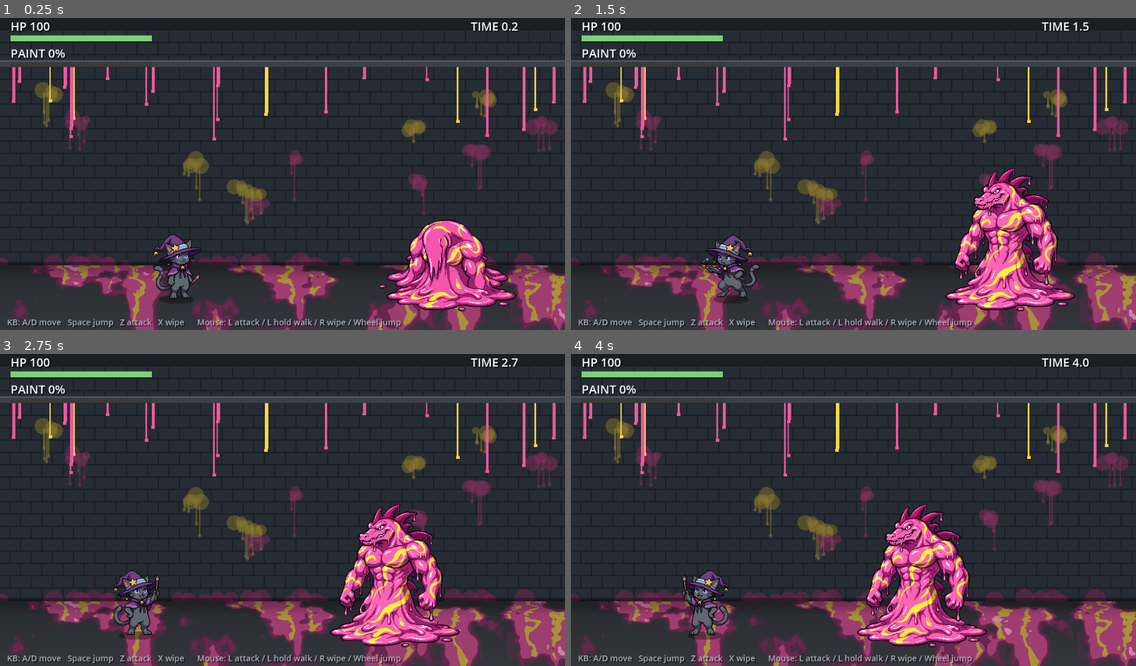
Above: before the commit, frames 1-4 (two rows, left to right).
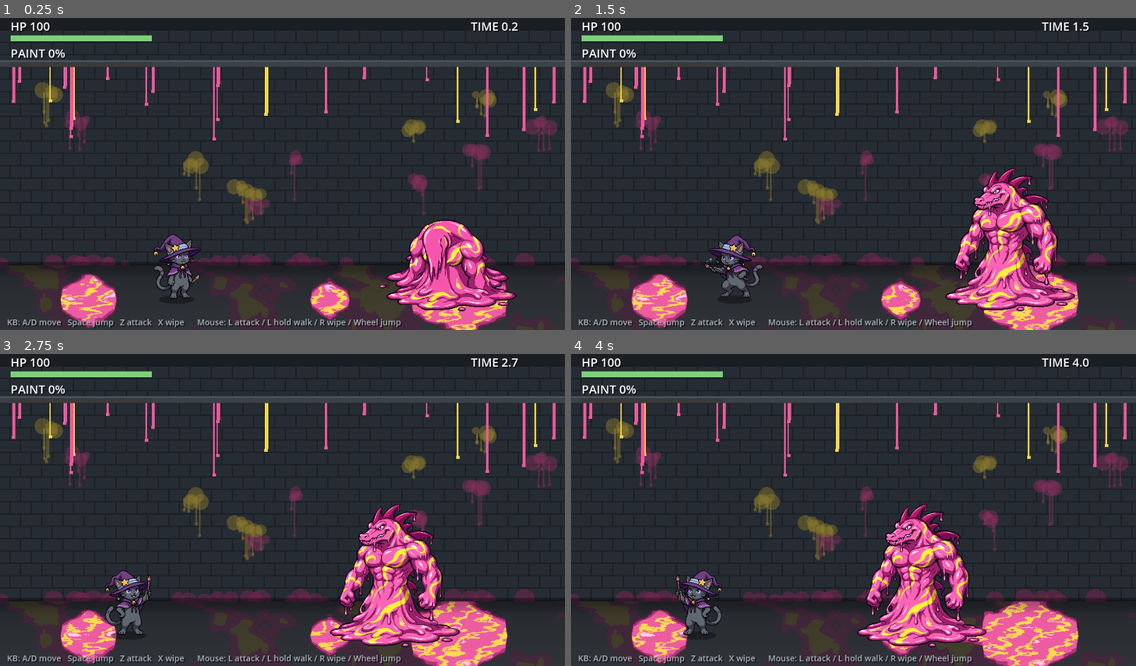
Above: after the commit, the same moments.

Repository: Dekaimo/sewer_proto
Game: Godot game, scene res://main.tscn
The game is run twice, just before and just after one commit, with the same random seed, the same clock (stepped at 60 frames per second) and the same inputs.
Inputs (mouse positions are in pixels of both pictures, inside the frame that each line leads up to):
- Up to frame 1 (0.25 s): no input
- Up to frame 2 (1.5 s): move the mouse to (977, 155) at 0.52 s; hold Right (right) 0.53-1.28 s; hold X (clean) 0.53-1.28 s; click (977, 155) at 0.67 s; tap Up (jump) at 0.77 s; move the mouse to (740, 186) at 1.27 s; hold Left (left) from 1.28 s (still down); tap Z (attack) at 1.35 s
- Up to frame 3 (2.75 s): tap Up (jump) at 1.52 s; tap X (clean) at 1.55 s; move the mouse to (339, 438) at 2.02 s; release Left (left) at 2.03 s; hold Right (right) from 2.03 s (still down); hold X (clean) from 2.03 s (still down)
- Up to frame 4 (4 s): move the mouse to (825, 572) at 2.77 s; release Right (right) at 2.78 s; release X (clean) at 2.78 s; hold W 2.78-3.53 s; tap Space at 2.85 s; click (825, 572) at 2.92 s; tap Up (jump) at 3.02, 3.77 s; tap X (clean) at 3.05 s; move the mouse to (1023, 553) at 3.52 s; hold Left (left) from 3.53 s (still down); hold X (clean) from 3.53 s (still down); tap J at 3.6 s

The runs differ from the first frame. In frame 1, 8.8% of the frame differs, in the area x 2-100%, y 79-100%; in frame 2, 9.8%; in frame 3, 11%; in frame 4, 11%, in the area x 1-100%, y 69-100%.

Commit message:
Add Sunshine-style goop floor: slippery, spreads from wani, cleanable, can trip the player
Co-Authored-By: Claude Opus 5.5 <noreply@anthropic.com>
Claude-Session: https://claude.ai/code/session_016eaBthCvKzWp812yLXmusx

Diff:
--- a/enemy.gd
+++ b/enemy.gd
@@ -15,6 +15,7 @@
 var vel_x := 0.0
 var lunge_dir := 1
 var assist_timer := 0.0
+var spread_t := 0.0
 var anim_t := 0.0
 var sprite: Sprite2D
 var emerge_frames: Array[Texture2D] = []
@@ -67,13 +68,19 @@
 		_clamp()
 		return
 
+	# 足元の水たまりからドロドロがじわじわ広がる
+	spread_t -= delta
+	if spread_t <= 0.0:
+		spread_t = 1.0
+		main.add_goop(position.x, 150.0, 0.12)
+
 	var dx: float = p.position.x - position.x
 	match state:
 		"approach":
 			var h = main.holding_enemy()
 			if h != null and h != self:
 				state = "assist"
-			elif p.state == "normal":
+			elif p.state == "normal" or p.state == "slipped":
 				# 挟み撃ち：相方と反対側の位置へ回り込む（プレイヤーをすり抜けてよい）
 				var tx: float = clampf(p.position.x + _flank_side(p) * FLANK, main.ARENA_L, main.ARENA_R)
 				var to_slot: float = tx - position.x
@@ -97,9 +104,11 @@
 		"lunge":
 			t -= delta
 			position.x += lunge_dir * 280.0 * delta
+			main.add_goop(position.x, 40.0, 0.04)   # 突進した跡にドロドロが残る
 			var close: bool = absf(p.position.x - position.x) < REACH and p.position.y > position.y - 100.0
-			if close and p.state == "normal":
-				if randf() < 0.45 and p.can_be_grabbed():
+			if close and (p.state == "normal" or p.state == "slipped"):
+				# 転んでいるところは確実に掴む
+				if (p.state == "slipped" or randf() < 0.45) and p.can_be_grabbed():
 					p.grab(self)
 					state = "hold"
 				else:
--- a/floor.gdshader
+++ b/floor.gdshader
@@ -1,8 +1,11 @@
 shader_type canvas_item;
-// 下水道の床：ペンキまみれのドロドロ床。ピクセル単位で量子化してドット絵になじませる。
+// 下水道の床。下地は古いペンキ染み、その上に「ドロドロ」(goop_tex) を描く。
+// goop_tex は横1行の厚みマップ（0〜1）。足元の線の周りに帯状に広がる。
 
 uniform vec2 size = vec2(960.0, 110.0);
-uniform float px = 1.0;   // 模様の1ドットの大きさ
+uniform float px = 1.0;
+uniform sampler2D goop_tex : filter_linear, repeat_disable;
+uniform float feet_v = 0.53;   // 足元の線の位置（0=奥 1=手前）
 
 float hash(vec2 p) { return fract(sin(dot(p, vec2(127.1, 311.7))) * 43758.5453); }
 float noise(vec2 p) {
@@ -20,31 +23,40 @@
 
 void fragment() {
 	vec2 p = floor(UV * size / px) * px;
-	float depth = p.y / size.y;                 // 0=奥 1=手前
-	vec2 q = vec2(p.x / 60.0, p.y / (18.0 + 30.0 * depth));   // 奥ほど潰れて見える
-	float flow = TIME * 0.03;
-	float n = fbm(q + vec2(flow, 0.0));
-	float m = fbm(q * 2.3 + vec2(3.1, -flow));
+	vec2 uv = p / size;
+	float depth = uv.y;
+	vec2 q = vec2(p.x / 60.0, p.y / (18.0 + 30.0 * depth));
 
-	vec3 base = mix(vec3(0.16, 0.17, 0.19), vec3(0.20, 0.21, 0.23), depth);
-	// 床のペンキは古く濁った色にして、キャラより目立たないようにする
-	vec3 pink = vec3(0.62, 0.24, 0.44);
-	vec3 pink_dark = vec3(0.40, 0.15, 0.30);
-	vec3 yellow = vec3(0.66, 0.57, 0.22);
+	// --- 下地：古くて濁ったペンキ染み ---
+	vec3 base = mix(vec3(0.15, 0.16, 0.18), vec3(0.19, 0.20, 0.22), depth);
+	float n0 = fbm(q * 0.8 + vec2(7.0, 0.0));
+	vec3 col = base;
+	if (n0 > 0.58) col = mix(base, vec3(0.30, 0.13, 0.24), 0.6);
+	if (n0 > 0.66) col = mix(base, vec3(0.33, 0.29, 0.14), 0.5);
 
-	vec3 col = base;
-	float puddle = smoothstep(0.50, 0.52, n);
-	if (puddle > 0.5) {
-		col = pink_dark;
-		if (n > 0.55) col = pink;
-		float swirl = sin(q.x * 9.0 + m * 9.0);
-		if (n > 0.57 && swirl > 0.75) col = yellow;
-		// てかり
-		if (n > 0.6 && m > 0.7) col = vec3(0.80, 0.50, 0.66);
-	} else if (n > 0.47) {
-		col = mix(base, pink_dark, 0.35);   // 縁のにじみ
+	// --- ドロドロ ---
+	float g = texture(goop_tex, vec2(uv.x, 0.5)).r;
+	float t = TIME * 0.05;
+	float wob = fbm(vec2(p.x / 26.0 + t, p.y / 9.0));
+	// 厚いほど足元の線から奥・手前へ広く広がる
+	float half_w = g * (0.42 + 0.25 * wob);
+	float d = abs(depth - feet_v);
+	float edge = half_w - d;
+	if (g > 0.04 && edge > 0.0) {
+		float m = fbm(vec2(p.x / 40.0 - t * 2.0, p.y / 12.0) * 1.5);
+		vec3 pink = vec3(0.93, 0.36, 0.63);
+		vec3 pink_dark = vec3(0.70, 0.20, 0.47);
+		vec3 yellow = vec3(0.98, 0.85, 0.32);
+		vec3 gc = pink;
+		float swirl = sin(p.x / 9.0 + m * 10.0 + p.y / 7.0);
+		if (swirl > 0.72) gc = yellow;
+		if (edge < 0.035) gc = pink_dark;                       // 縁取り
+		if (edge > 0.05 && m > 0.66 && swirl < 0.0) gc = vec3(1.0, 0.80, 0.90);   // てかり
+		col = gc;
+	} else if (g > 0.04 && edge > -0.03) {
+		col = mix(col, vec3(0.45, 0.12, 0.30), 0.6);   // にじみ
 	}
-	// 奥の境目を暗く
+
 	col *= 0.75 + 0.25 * smoothstep(0.0, 0.25, depth);
 	COLOR = vec4(col, 1.0);
 }
--- a/hud.gd
+++ b/hud.gd
@@ -28,6 +28,9 @@
 	_txt(Vector2(800, 30), "TIME %.1f" % main.survive_time)
 	_txt(Vector2(12, 532), "KB: A/D move   Space jump   Z attack   X wipe      Mouse: L attack / L hold walk / R wipe / Wheel jump", Color("aab3ba"), FS_SMALL)
 
+	if p.state == "slipped":
+		_txt(p.position + Vector2(-60, -80), "SLIPPED!  <- ->", Color("f9d84d"))
+
 	if p.state == "grabbed":
 		var pos: Vector2 = p.position + Vector2(-50, -150)
 		_txt(pos + Vector2(-20, -8), "<- -> / SHAKE!", Color("f9d84d"))
--- a/main.gd
+++ b/main.gd
@@ -1,6 +1,5 @@
 extends Node2D
-## 試作：下水道の汚れ・拘束・連携の仕組みを確認するためのシーン
-## 絵は仮（四角形）。PixelLabの素材ができたら Sprite に差し替える。
+## 試作：下水道の汚れ・拘束・連携・床のドロドロの仕組みを確認するシーン
 
 const PlayerScript = preload("res://player.gd")
 const EnemyScript = preload("res://enemy.gd")
@@ -18,11 +17,15 @@
 var player
 var sfx
 var enemies: Array = []
-var floor_splats: Array = []   # {x, w}
+# 床のドロドロ（マリオサンシャインの「らくがき」風）。4pxごとの厚み 0〜1
+const GOOP_CELL := 4.0
+var goop := PackedFloat32Array()
+var goop_img: Image
+var goop_tex: ImageTexture
+var goop_dirty := false
 var token_holder = null        # 同時に攻撃できる敵は1体だけ（攻撃権トークン）
 var game_over := false
 var survive_time := 0.0
-var splat_layer: Node2D
 
 
 func _ready() -> void:
@@ -37,12 +40,12 @@
 	var fm := ShaderMaterial.new()
 	fm.shader = FloorShader
 	fm.set_shader_parameter("size", fl.size)
+	_init_goop()
+	fm.set_shader_parameter("goop_tex", goop_tex)
+	fm.set_shader_parameter("feet_v", (FLOOR_Y - FLOOR_TOP) / fl.size.y)
 	fl.material = fm
 	fl.mouse_filter = Control.MOUSE_FILTER_IGNORE
 	add_child(fl)
-	splat_layer = Node2D.new()
-	splat_layer.draw.connect(_draw_splats)
-	add_child(splat_layer)
 	player = PlayerScript.new()
 	player.main = self
 	player.position = Vector2(300, FLOOR_Y)
@@ -66,6 +69,11 @@
 			get_tree().reload_current_scene()
 		return
 	survive_time += delta
+	if goop_dirty:
+		goop_dirty = false
+		for i in goop.size():
+			goop_img.set_pixel(i, 0, Color(goop[i], 0, 0))
+		goop_tex.update(goop_img)
 
 
 # ---------- 入力 ----------
@@ -119,26 +127,56 @@
 		e.play_swallow(player)
 
 
-# ---------- 床の汚れ ----------
+# ---------- 床のドロドロ ----------
+func _init_goop() -> void:
+	var n := int(VIEW_W / GOOP_CELL)
+	goop.resize(n)
+	goop_img = Image.create(n, 1, false, Image.FORMAT_RF)
+	goop_tex = ImageTexture.create_from_image(goop_img)
+	# 最初からあちこちにドロドロがある
+	add_goop(150.0, 90.0, 0.8)
+	add_goop(560.0, 60.0, 0.6)
+	add_goop(780.0, 160.0, 1.0)   # ワニの足元
+
+
+## x を中心に幅 w のドロドロを amount だけ足す（中心ほど厚い）
+func add_goop(x: float, w: float, amount: float) -> void:
+	var i0 := int((x - w * 0.5) / GOOP_CELL)
+	var i1 := int((x + w * 0.5) / GOOP_CELL)
+	for i in range(maxi(i0, 0), mini(i1 + 1, goop.size())):
+		var cx := (i + 0.5) * GOOP_CELL
+		var k := 1.0 - absf(cx - x) / (w * 0.5 + 0.01)
+		if k > 0.0:
+			goop[i] = minf(goop[i] + amount * (0.4 + 0.6 * k), 1.0)
+	goop_dirty = true
+
+
+# 互換用：敵の攻撃などで床が汚れる
 func add_floor_splat(x: float, w: float) -> void:
-	floor_splats.append({"x": clampf(x, ARENA_L, ARENA_R), "w": w})
-	if floor_splats.size() > 60:
-		floor_splats.pop_front()
-	splat_layer.queue_redraw()
-
-
-func clean_floor(x0: float, x1: float) -> int:
-	var before := floor_splats.size()
-	floor_splats = floor_splats.filter(func(s): return s.x + s.w * 0.5 < x0 or s.x - s.w * 0.5 > x1)
-	splat_layer.queue_redraw()
-	return before - floor_splats.size()
+	add_goop(x, w * 1.6, 0.5)
+
+
+## モップ（筆）で範囲のドロドロを薄くする。消えた量を返す
+func clean_floor(x0: float, x1: float, power := 0.45) -> float:
+	var removed := 0.0
+	for i in range(maxi(int(x0 / GOOP_CELL), 0), mini(int(x1 / GOOP_CELL) + 1, goop.size())):
+		var before := goop[i]
+		goop[i] = maxf(goop[i] - power, 0.0)
+		removed += before - goop[i]
+	goop_dirty = true
+	return removed
+
+
+## 足元のドロドロの厚み（0〜1）
+func goop_at(x: float) -> float:
+	var i := int(x / GOOP_CELL)
+	if i < 0 or i >= goop.size():
+		return 0.0
+	return goop[i]
 
 
 func splat_under(x: float) -> bool:
-	for s in floor_splats:
-		if absf(s.x - x) < s.w * 0.5:
-			return true
-	return false
+	return goop_at(x) > 0.15
 
 
 # ---------- 背景 ----------
@@ -183,14 +221,3 @@
 		draw_rect(Rect2(x - 1, 92 + dl, 6, 5), c2)
 	# 床との境目の影
 	draw_rect(Rect2(0, FLOOR_TOP - 6, VIEW_W, 6), Color(0, 0, 0, 0.35))
-
-
-# 戦闘中に増える床のペンキ（床シェーダーの上に描く）
-func _draw_splats() -> void:
-	for s in floor_splats:
-		var c := Vector2(s.x, FLOOR_Y + 2)
-		splat_layer.draw_set_transform(c, 0.0, Vector2(1.0, 0.28))
-		splat_layer.draw_circle(Vector2.ZERO, s.w * 0.55, Color("b8357a"))
-		splat_layer.draw_circle(Vector2(0, -4), s.w * 0.45, Color("ec5a9e"))
-		splat_layer.draw_circle(Vector2(s.w * 0.12, -8), s.w * 0.12, Color("f9d84d"))
-	splat_layer.draw_set_transform(Vector2.ZERO, 0.0, Vector2.ONE)
--- a/player.gd
+++ b/player.gd
@@ -23,7 +23,8 @@
 var opaque_px: Array[Vector2i] = []
 var dirty_list: Array[Vector2i] = []
 
-var state := "normal"   # normal / grabbed / defeated
+var state := "normal"   # normal / slipped / grabbed / defeated
+var slip_t := 0.0       # 転んでいる残り時間
 var vel := Vector2.ZERO
 var facing := 1
 var on_floor := true
@@ -124,7 +125,7 @@
 
 # ---------- 被弾・拘束 ----------
 func can_be_grabbed() -> bool:
-	return state == "normal" and invuln <= 0.0
+	return (state == "normal" or state == "slipped") and invuln <= 0.0
 
 
 func take_hit(from_x: float, r: int, count: int) -> bool:
@@ -144,6 +145,7 @@
 
 func grab(enemy) -> void:
 	state = "grabbed"
+	sprite.rotation = 0.0
 	grabbed_by = enemy
 	struggle = 0.2
 	main.sfx.play("grab")
@@ -220,6 +222,8 @@
 	match state:
 		"normal":
 			_update_normal(delta)
+		"slipped":
+			_update_slipped(delta)
 		"grabbed":
 			_update_grabbed(delta)
 	_update_frame(delta)
@@ -239,6 +243,8 @@
 	if state == "normal" and on_floor and absf(vel.x) > 1.0:
 		bob += delta * 12.0
 		sprite.position.y = -absf(sin(bob)) * 3.0
+	elif state == "slipped":
+		sprite.position = Vector2(facing * 55.0, -32.0)   # 横倒しで床に寝そべる（足元を中心に）
 	else:
 		sprite.position.y = 0.0
 
@@ -265,19 +271,29 @@
 			main.sfx.play("wipe", -4.0, 0.3)
 
 	var speed := 140.0 * (1.0 - 0.55 * c)
-	var on_paint: bool = on_floor and main.splat_under(position.x)
-	if on_paint:
-		speed *= 0.6
-		floor_timer += delta
-		if floor_timer > 0.6:
+	# 床のドロドロ：厚いほど遅く、ヌルヌル滑り、足元から汚れていく
+	var g: float = main.goop_at(position.x) if on_floor else 0.0
+	if g > 0.1:
+		speed *= 1.0 - 0.35 * g
+		floor_timer += delta * (0.5 + absf(vel.x) / 140.0)
+		if floor_timer > 0.5 - 0.3 * g:
 			floor_timer = 0.0
-			add_dirt(Vector2i(randi_range(40, 88), randi_range(108, 118)), 1)
-			main.sfx.play("step_paint", -3.0)
+			# 厚いほど高い位置まで跳ねる（足→脚→胴）
+			var top := int(lerpf(110.0, 70.0, g))
+			add_dirt(Vector2i(randi_range(40, 88), randi_range(top, 118)), 1)
+			main.sfx.play("step_paint", -3.0, 0.2)
 
 	if hitstun > 0.0:
 		vel.x = move_toward(vel.x, 0.0, 700.0 * delta)
 	else:
-		vel.x = dir * speed
+		# 地面が乾いていればキビキビ、ドロドロだと止まりにくく曲がりにくい
+		var accel := lerpf(1400.0, 220.0, g)
+		var target := dir * speed
+		# 勢いがついた状態で急に切り返す／止まると転ぶことがある
+		if g > 0.45 and absf(vel.x) > 90.0 and signf(target) != signf(vel.x) and randf() < 2.5 * g * delta:
+			_slip()
+			return
+		vel.x = move_toward(vel.x, target, accel * delta)
 
 	var jump := Input.is_action_just_pressed("jump") or queued_jump
 	queued_jump = false
@@ -298,8 +314,19 @@
 	position += vel * delta
 	if position.y >= main.FLOOR_Y:
 		position.y = main.FLOOR_Y
+		var landing_speed := vel.y
 		vel.y = 0.0
-		on_floor = true
+		if not on_floor:
+			on_floor = true
+			# ドロドロの上に着地：跳ねて汚れる。勢いがあると足を取られて転ぶ
+			var lg: float = main.goop_at(position.x)
+			if lg > 0.2:
+				for i in 2:
+					add_dirt(Vector2i(randi_range(40, 88), randi_range(95, 118)), 1)
+				main.add_goop(position.x, 30.0, 0.05)
+				main.sfx.play("step_paint")
+				if lg > 0.5 and landing_speed > 250.0 and randf() < 0.5 * lg:
+					_slip()
 	position.x = clampf(position.x, main.ARENA_L, main.ARENA_R)
 
 
@@ -307,7 +334,7 @@
 	# モップ（筆）攻撃：前方の床掃除＋敵を押し返す
 	var x0 := position.x + (10.0 if facing > 0 else -60.0)
 	var x1 := x0 + 50.0
-	main.clean_floor(x0, x1)
+	main.clean_floor(x0, x1, 0.35)
 	main.sfx.play("mop", -2.0)
 	for e in main.enemies:
 		if not e.active():
@@ -317,6 +344,46 @@
 			e.on_hit(facing)
 			if randf() < 0.3:
 				add_dirt(Vector2i(64 + facing * 30, randi_range(60, 90)), 1)  # 跳ね返り
+
+
+# ---------- 転倒 ----------
+func _slip() -> void:
+	state = "slipped"
+	slip_t = 1.1
+	struggle = 0.0
+	last_dir = 0
+	vel.x *= 0.6
+	main.sfx.play("hit")
+	# 倒れ込んだ側がべったり汚れる
+	for i in 5:
+		add_dirt(Vector2i(randi_range(30, 98), randi_range(40, 118)), 2)
+	main.add_goop(position.x, 50.0, 0.1)
+	damage(3.0)
+	# 90度回転なのでドットは崩れない
+	sprite.rotation = -PI / 2 * facing
+
+
+func _update_slipped(delta: float) -> void:
+	vel.x = move_toward(vel.x, 0.0, 120.0 * delta)
+	position.x = clampf(position.x + vel.x * delta, main.ARENA_L, main.ARENA_R)
+	# 起き上がる：左右連打で早くなる
+	var d := 0
+	if Input.is_action_just_pressed("left"):
+		d = -1
+	elif Input.is_action_just_pressed("right"):
+		d = 1
+	if d != 0 and d != last_dir:
+		slip_t -= 0.12
+		last_dir = d
+	slip_t -= delta
+	floor_timer += delta
+	if floor_timer > 0.3:
+		floor_timer = 0.0
+		add_dirt(random_body_point(), 1)
+	if slip_t <= 0.0:
+		state = "normal"
+		sprite.rotation = 0.0
+		invuln = 0.4
 
 
 func _update_grabbed(delta: float) -> void:
